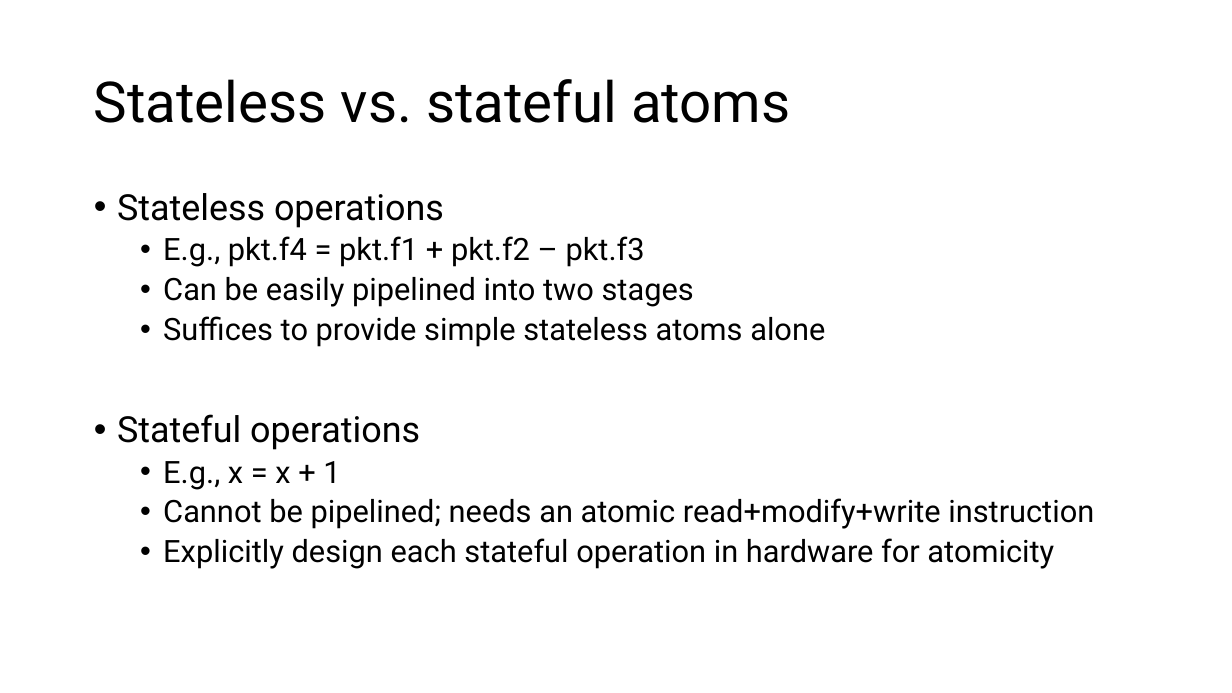
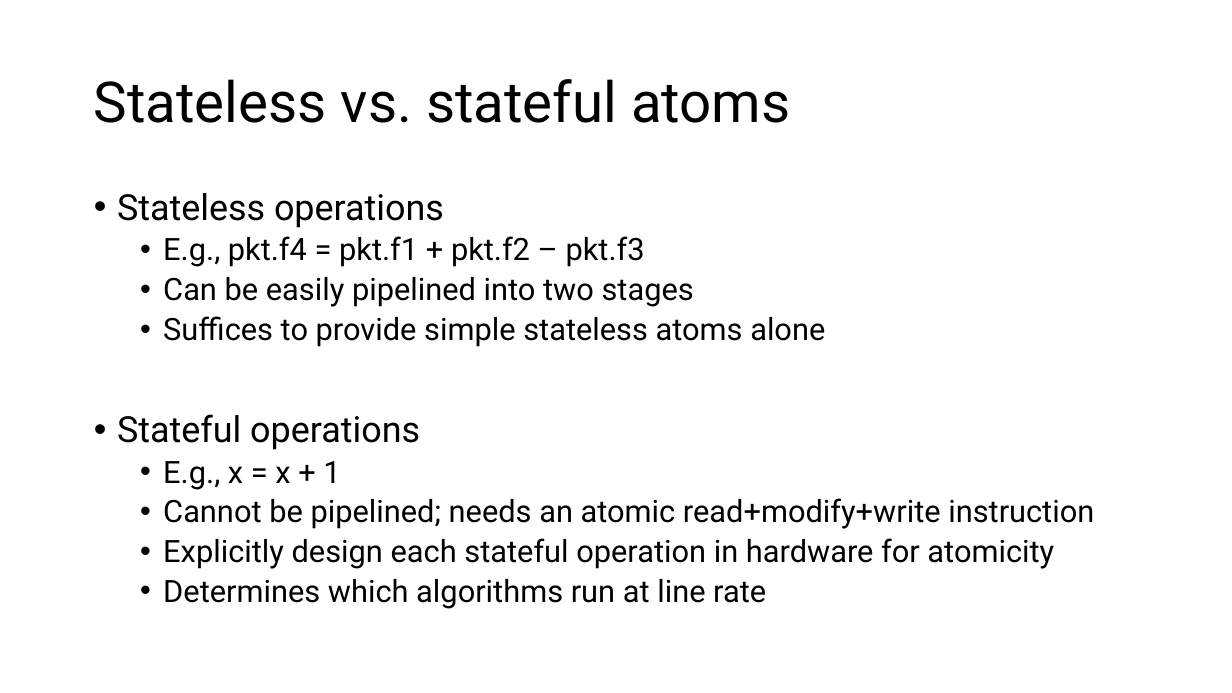
Before and after one commit to anirudhSK/pifo-domino-marple-ppts, a slide deck: slide 12 of domino_sigcomm.pptx. Drawn at 1232x693 pixels with LibreOffice and Linux fonts; fonts in the diff are those of the drawing. Boxes give left, top, right and bottom in pixels: in the first picture for what was removed or moved away, otherwise in the second. Text is boxed around its words. In the diff, an @@ line names an element or a change of style, - is before the commit and + after.

Commit message:
Remove stateless atoms altogether. Try and intersperse demo in between.

```diff
--- a/domino_sigcomm.pptx
+++ b/domino_sigcomm.pptx
@@ text at [163, 579, 766, 609]: paragraph added @@
+  • Determines which algorithms run at line rate
```
Also in this commit, not shown: 6 other slides changed, 1 slide added.
